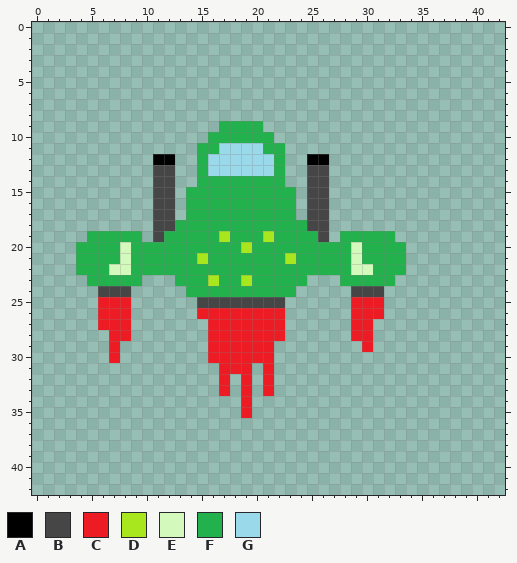
Two versions of one pixel-art sprite, assets/textures/space_ship.png. The picture above is the old version.
The old version is drawn lined up with the new one.
Palette (. is transparent): A #000000  B #464646  C #ed1c24  D #a8e61d  E #d3f9bc  F #22b14c  G #99d9ea
Pixels before, first column x 4:
 9 .............FFFF.............
10 ............FFFFFF............
11 ...........FFGGGGFF...........
12 .......AA..FGGGGGGF..AA.......
13 .......BB..FGGGGGGF..BB.......
14 .......BB..FFFFFFFF..BB.......
15 .......BB.FFFFFFFFFF.BB.......
16 .......BB.FFFFFFFFFF.BB.......
17 .......BB.FFFFFFFFFF.BB.......
18 .......BBFFFFFFFFFFFFBB.......
19 .FFFFF.BFFFFFDFFFDFFFFB.FFFFF.
20 FFFFEFFFFFFFFFFDFFFFFFFFFEFFFF
21 FFFFEFFFFFFDFFFFFFFDFFFFFEFFFF
22 FFFEEFFFFFFFFFFFFFFFFFFFFEEFFF
23 .FFFFF...FFFDFFDFFFFF...FFFFF.
24 ..BBB.....FFFFFFFFFF.....BBB..
25 ..CCC......BBBBBBBB......CCC..
26 ..CCC......CCCCCCCC......CCC..
27 ..CCC.......CCCCCCC......CC...
28 ...CC.......CCCCCCC......CC...
29 ...C........CCCCCC........C...
30 ...C........CCCCCC............
31 .............CCC.C............
32 .............C.C.C............
33 .............C.C.C............
34 ...............C..............
35 ...............C..............
And afterwards:
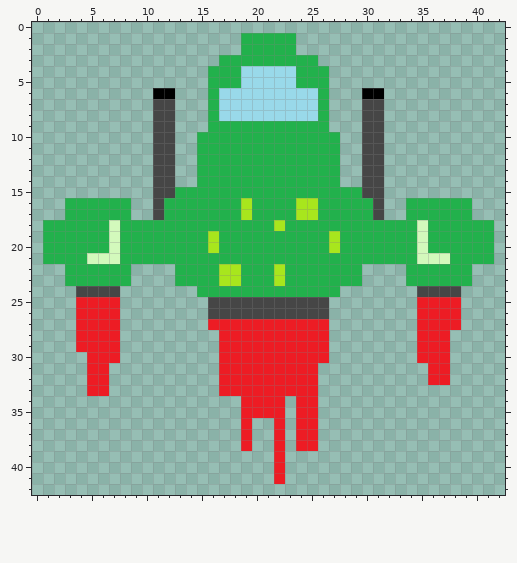
Edits made:
whole drawing moved by -2,+6 (the old picture is shown already moved)
file 645x645 -> 215x215 pixels (blocks of 15x15 -> 5x5; one block is one cell here)
Changed rows in their new state; - is an unchanged pixel.
first column x 1:
 1 ------------------FFFFF------------------
 2 ------------------FFFFF------------------
 3 ----------------FFFFFFFFF----------------
 4 ---------------FFFGGGGGFFF---------------
 5 ---------------FFFGGGGGFFF---------------
 6 ----------AA---FGGGGGGGGGF---AA----------
 7 ----------BB---FGGGGGGGGGF---BB----------
 8 ----------BB---FGGGGGGGGGF---BB----------
 9 ----------BB---F----FFFFFF---BB----------
10 ----------BB--F------FFFFFF--BB----------
11 ----------BB----FFFF--FFFFF--BB----------
12 ----------BB---FFFFFF-FFFFF--BB----------
13 ---------------FFFFFF-FFFFF--BB----------
14 ----------------------FFFFF--BB----------
15 ------------F----------FFFFFFBB----------
16 --FFFFFF---FF-----D----DDFFFFFB--FFFFFF--
17 --FFFFFF---FF-----D----DDFFFFFB--FFFFFF--
18 FFFFFFEFFFFF---------D--FFFFFFFFFFEFFFFFF
19 FFFF--E--FF----DF---F----FD-----FFEFFFFFF
20 FFF---EF-------D--F-------D-F----FEFFFFFF
21 FFF-EEEF------F-------F-----F----FEEEFFFF
22 --F---FF....----DD---D------F....FFFFFF--
23 --FF----.------FDDF--D--FFF--...-FFFFFF--
24 ---BB--.-----.---------FFFF-...---BBBB---
25 ---CC--.------.-------BBBB--...---CCCC---
26 ---CC--.------.BBBBBBBBBBB--...---CCCC---
27 ---CC--.--------------CCCC--..----CCCC---
28 ---CCC-.-------.------CCCC--..----CCC----
29 ---CCC---------.-----CCCCC---.----CCC----
30 ----CC---------.-----CCCCC--------CCC----
31 ----CC-------------C-CCCC----------CC----
32 ----CC-----------C-C-CCCC----------CC----
33 ----CC-----------C-C-CCCC----------------
34 -------------------CCC-CC----------------
35 -------------------CCC-CC----------------
36 ------------------C--C-CC----------------
37 ------------------C--C-CC----------------
38 ------------------C--C-CC----------------
39 ---------------------C-------------------
40 ---------------------C-------------------
41 ---------------------C-------------------
